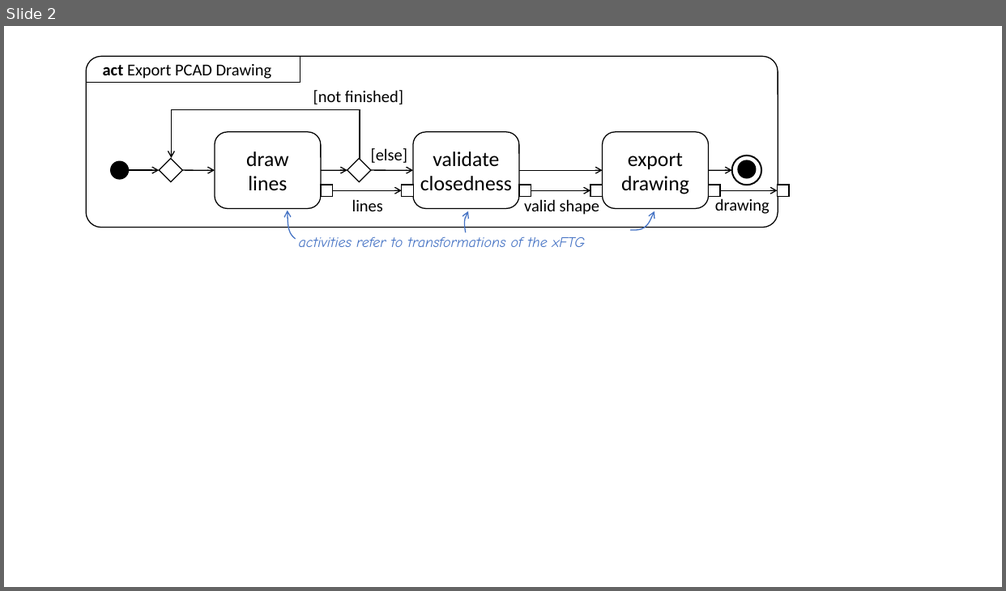
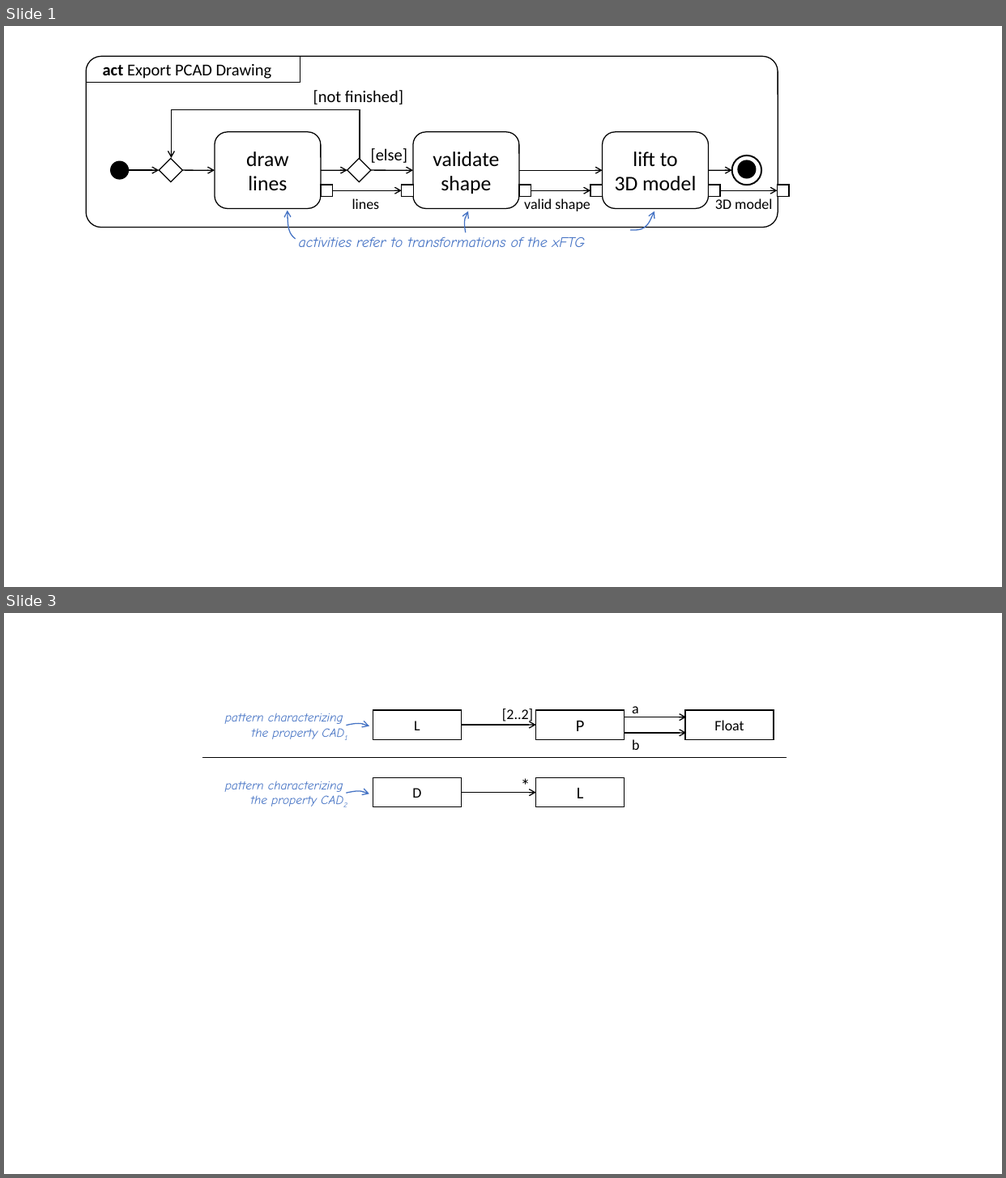
Before and after one commit to moussaamrani/MPMFormalisation, a slide deck: img/PCAD.pptx. Shown one above the other, each under a label of ours: slide 2 before the commit, slides 1 and 3 after it; the slides between them are not shown. The pictures are 1006x591 and 1006x1178 pixels, drawn with LibreOffice and Linux fonts; fonts in the diff are those of the drawing. Boxes give left, top, right and bottom in pixels: in the first picture for what was removed or moved away, otherwise in the second. Text is boxed around its words. In the diff, an @@ line names an element or a change of style, - is before the commit and + after.

```diff
--- a/img/PCAD.pptx
+++ b/img/PCAD.pptx
@@ slide 3 added at box(4, 613, 1002, 1174), background #FFFFFF @@
@@ rectangle added at box(190, 696, 803, 822), fill #FFFFFF, outline #FFFFFF 1 pt @@
@@ text added at box(502, 709, 533, 724), 14 pt, text #000000 @@
+[2..2]
@@ text added at box(632, 706, 639, 717), 14 pt, text #000000 @@
+a
@@ text added at box(225, 713, 343, 739), 12 pt, text #4472C4, italic @@
+pattern characterizing
+the property CAD1
@@ freeform shape added at box(346, 724, 369, 726), outline #4472C4 1 pt @@
@@ rectangle added at box(373, 710, 462, 739), fill #FFFFFF, outline #000000 1 pt, 14 pt, text #000000 @@
+L
@@ arrow added from (462, 725) to (536, 725), #000000 1 pt @@
@@ rectangle added at box(536, 710, 624, 739), fill #FFFFFF, outline #000000 1 pt, 16 pt, text #000000 @@
+P
@@ arrow added from (624, 717) to (686, 717), #000000 1 pt @@
@@ arrow added from (624, 733) to (686, 733), #000000 1 pt @@
@@ rectangle added at box(685, 710, 774, 739), fill #FFFFFF, outline #000000 1 pt, 14 pt, text #000000 @@
+Float
@@ line added from (202, 757) to (786, 757), #000000 1 pt @@
@@ text added at box(632, 739, 639, 750), 14 pt, text #000000 @@
+b
@@ text added at box(225, 781, 343, 807), 12 pt, text #4472C4, italic @@
+pattern characterizing
+the property CAD2
@@ rectangle added at box(373, 777, 462, 807), fill #FFFFFF, outline #000000 1 pt, 14 pt, text #000000 @@
+D
@@ text added at box(513, 770, 539, 800), 18 pt, text #000000 @@
+*
@@ rectangle added at box(536, 777, 624, 807), fill #FFFFFF, outline #000000 1 pt, 16 pt, text #000000 @@
+L
@@ freeform shape added at box(346, 791, 369, 794), outline #4472C4 1 pt @@
@@ arrow added from (462, 793) to (536, 793), #000000 1 pt @@
@@ what was slide 2 is now slide 1 @@
@@ slide 1 changed as well @@
@@ text in rounded rectangle at box(432, 152, 499, 194): text changed @@
-validate
-closedness
+validate
+shape
@@ text in rounded rectangle at box(615, 152, 696, 190): text changed @@
-export
-drawing
+lift to
+3D model
@@ text "lines" at box(352, 199, 380, 209): size 16 to 14 pt @@
@@ text "valid shape" at box(524, 199, 590, 211): size 16 to 14 pt @@
@@ text at box(715, 199, 772, 209): text changed; size 16 to 14 pt @@
-drawing
+3D model
```
Also in this commit, not shown: 1 other slide changed, 1 slide removed, 10 other files.
